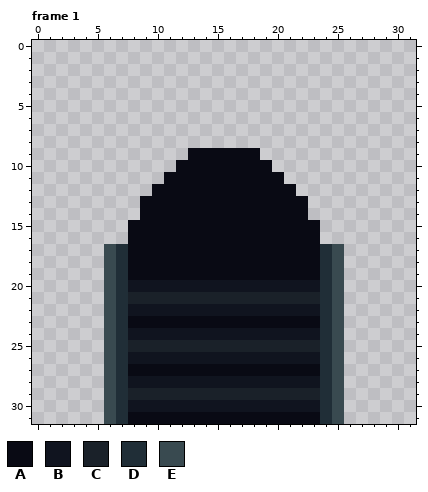
A pixel-art file gets an edit: asset_source/structures/conveyors/tunnel/out/tunnel_out.aseprite. The picture above was drawn from the file before the commit.
32x32 pixels, 1 frame. Colours within 5 levels of each other are drawn and written as one. Shown: frame 1. The commit also changed other frames, which this record leaves out.
Palette (. is transparent): A #090a14  B #10141f  C #1a2129  D #202e37  E #394a50
Pixels before, frame 1, first column x 6:
 9 .......AAAAAA.......
10 ......AAAAAAAA......
11 .....AAAAAAAAAA.....
12 ....AAAAAAAAAAAA....
13 ...AAAAAAAAAAAAAA...
14 ...AAAAAAAAAAAAAA...
15 ..AAAAAAAAAAAAAAAA..
16 ..AAAAAAAAAAAAAAAA..
17 EDAAAAAAAAAAAAAAAADE
18 EDAAAAAAAAAAAAAAAADE
19 EDAAAAAAAAAAAAAAAADE
20 EDBBBBBBBBBBBBBBBBDE
21 EDCCCCCCCCCCCCCCCCDE
22 EDBBBBBBBBBBBBBBBBDE
23 EDAAAAAAAAAAAAAAAADE
24 EDBBBBBBBBBBBBBBBBDE
25 EDCCCCCCCCCCCCCCCCDE
26 EDBBBBBBBBBBBBBBBBDE
27 EDAAAAAAAAAAAAAAAADE
28 EDBBBBBBBBBBBBBBBBDE
29 EDCCCCCCCCCCCCCCCCDE
30 EDBBBBBBBBBBBBBBBBDE
31 EDAAAAAAAAAAAAAAAADE
New version:
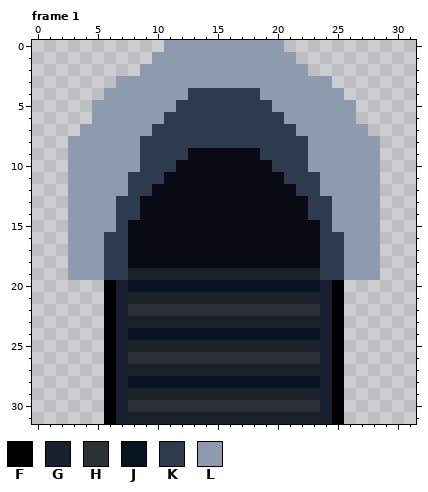
Colours new in this view: F #000000  G #181f2f  H #2d3136  J #071321  K #2e3a4d  L #8e9aad
Difference:
layer "Tunnel" now shown
Frame 1, layers "Tunnel", "Layer 1":
y 0: x 11..20 .......... -> LLLLLLLLLL
y 1: x 10..21 ............ -> LLLLLLLLLLLL
y 2: x 9..22 .............. -> LLLLLLLLLLLLLL
y 3: x 7..24 .................. -> LLLLLLLLLLLLLLLLLL
y 4: x 6..25 .................... -> LLLLLLLKKKKKKLLLLLLL
y 5: x 5..26 ...................... -> LLLLLLLKKKKKKKKLLLLLLL
y 6: x 5..26 ...................... -> LLLLLLKKKKKKKKKKLLLLLL
y 7: x 4..27 ........................ -> LLLLLLKKKKKKKKKKKKLLLLLL
y 8: x 3..28 .......................... -> LLLLLLKKKKKKKKKKKKKKLLLLLL
y 9: x 3..12 .......... -> LLLLLLKKKK; x 19..28 .......... -> KKKKLLLLLL
y 10: x 3..11 ......... -> LLLLLLKKK; x 20..28 ......... -> KKKLLLLLL
y 11: x 3..10 ........ -> LLLLLKKK; x 21..28 ........ -> KKKLLLLL
y 12: x 3..9 ....... -> LLLLLKK; x 22..28 ....... -> KKLLLLL
y 13..14: x 3..8 ...... -> LLLLKK; x 23..28 ...... -> KKLLLL
y 15: x 3..7 ..... -> LLLLK; x 24..28 ..... -> KLLLL
y 16: x 3..7 ..... -> LLLKK; x 24..28 ..... -> KKLLL
y 17..18: x 3..7 ...ED -> LLLKK; x 24..28 DE... -> KKLLL
y 19: x 3..28 ...EDAAAAAAAAAAAAAAAADE... -> LLLKKCCCCCCCCCCCCCCCCKKLLL
y 20: x 6..25 EDBBBBBBBBBBBBBBBBDE -> FGJJJJJJJJJJJJJJJJGF
y 21: x 6..7 ED -> FG; x 24..25 DE -> GF
y 22: x 6..25 EDBBBBBBBBBBBBBBBBDE -> FGHHHHHHHHHHHHHHHHGF
y 23: x 6..25 EDAAAAAAAAAAAAAAAADE -> FGCCCCCCCCCCCCCCCCGF
y 24: x 6..25 EDBBBBBBBBBBBBBBBBDE -> FGJJJJJJJJJJJJJJJJGF
y 25: x 6..7 ED -> FG; x 24..25 DE -> GF
y 26: x 6..25 EDBBBBBBBBBBBBBBBBDE -> FGHHHHHHHHHHHHHHHHGF
y 27: x 6..25 EDAAAAAAAAAAAAAAAADE -> FGCCCCCCCCCCCCCCCCGF
y 28: x 6..25 EDBBBBBBBBBBBBBBBBDE -> FGJJJJJJJJJJJJJJJJGF
y 29: x 6..7 ED -> FG; x 24..25 DE -> GF
y 30: x 6..25 EDBBBBBBBBBBBBBBBBDE -> FGHHHHHHHHHHHHHHHHGF
y 31: x 6..25 EDAAAAAAAAAAAAAAAADE -> FGCCCCCCCCCCCCCCCCGF
